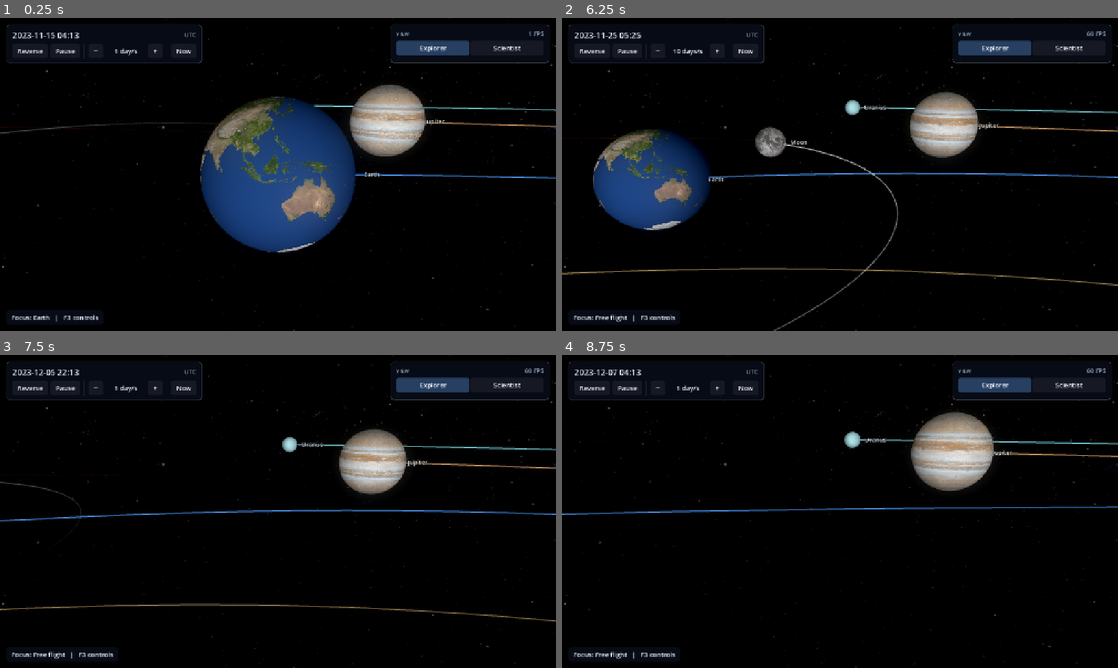
Above: before the commit, frames 1-4 (two rows, left to right).
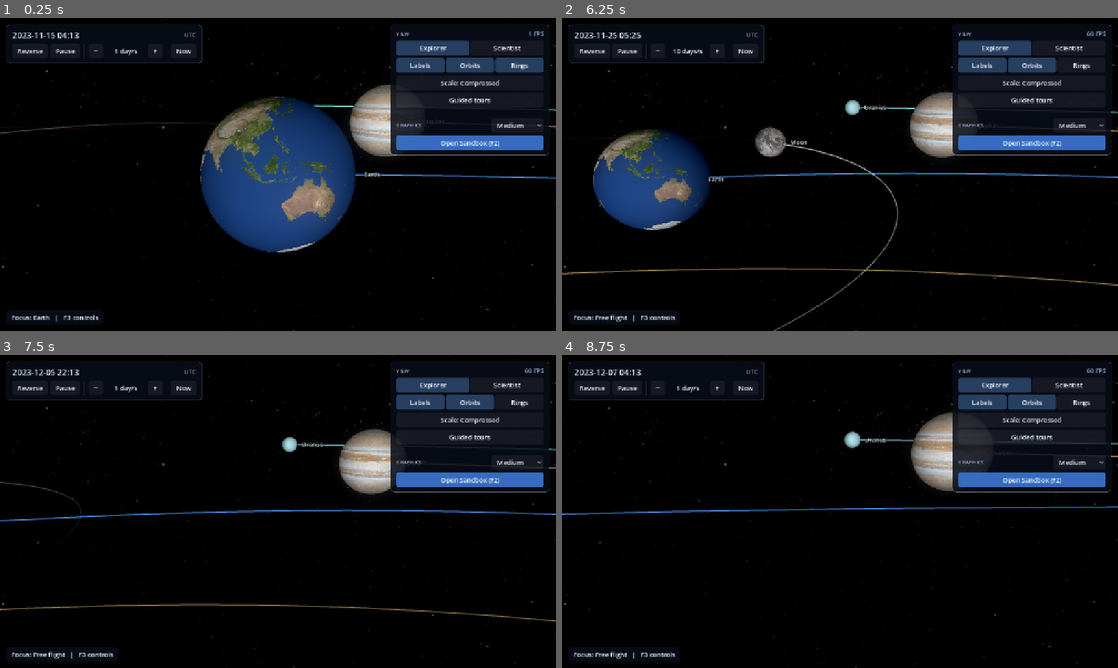
Above: after the commit, the same moments.

Repository: Ablebil/orrery
Game: Godot game, scene res://modes/explore/explore_mode.tscn
Same seed, same stepped clock (60 frames per second), same inputs: the game is played once before the commit and once after it.
Inputs (mouse positions are in pixels of both pictures, inside the frame that each line leads up to):
- Up to frame 1 (0.25 s): no input
- Up to frame 2 (6.25 s): click (1079, 64) at 0.5 s, where only the run after the commit has a clickable "Rings"; tap Enter at 1.25 s; move the mouse to (962, 158) at 1.27 s; hold D (move_right) 1.28-2 s; hold G (toggle_grid) 1.28-2 s; click (962, 158) at 1.42 s; drag from (728, 190) to (812, 237) at 2.02 s; move the mouse to (895, 105) at 2.77 s; hold D (move_right) 2.78-3.5 s; hold Delete (delete_body) 2.78-3.5 s; tap G (toggle_grid) at 3.05, 4.55, 6.05 s; drag from (812, 237) to (673, 127) at 3.52 s; move the mouse to (1006, 221) at 4.27 s; hold A (move_left) 4.28-5 s; hold F (focus_release) 4.28-5 s; drag from (673, 127) to (756, 96) at 5.02 s; move the mouse to (867, 174) at 5.77 s; hold S (move_back) from 5.78 s (still down); hold ] (time_faster) from 5.78 s (still down); click (867, 174) at 5.92 s
- Up to frame 3 (7.5 s): release S (move_back) at 6.5 s; release ] (time_faster) at 6.5 s; drag from (194, 433) to (166, 527) at 6.52 s; move the mouse to (400, 495) at 7.27 s; hold W (move_forward) from 7.28 s (still down); hold [ (time_slower) from 7.28 s (still down)
- Up to frame 4 (8.75 s): tap G (toggle_grid) at 7.55 s; release W (move_forward) at 8 s; release [ (time_slower) at 8 s; drag from (728, 527) to (812, 574) at 8.02 s

The runs differ from the first frame. In frame 1, 6.6% of the frame differs, in the area x 70-99%, y 12-44%; in frame 2, 6.3%; in frame 3, 6.1%; in frame 4, 6.4%.
Error before the commit: Invalid access to property or key 'set_rings_visible' on a base object of type 'Node (preferences.gd)'. (res://ui/hud.gd:246)

Commit message:
feat(core): add distance rings preference

Diff:
--- a/godot/core/preferences.gd
+++ b/godot/core/preferences.gd
@@ -11,6 +11,7 @@
 var depth_level: DepthLevel = DepthLevel.EXPLORER
 var labels_visible := true
 var trails_visible := true
+var rings_visible := true
 
 
 func _ready() -> void:
@@ -45,6 +46,14 @@
 	changed.emit()
 
 
+func set_rings_visible(value: bool) -> void:
+	if value == rings_visible:
+		return
+	rings_visible = value
+	_save()
+	changed.emit()
+
+
 func _load() -> void:
 	var config := ConfigFile.new()
 	if config.load(CONFIG_PATH) != OK:
@@ -53,6 +62,7 @@
 	depth_level = clampi(stored_level, DepthLevel.EXPLORER, DepthLevel.SCIENTIST) as DepthLevel
 	labels_visible = config.get_value(CONFIG_SECTION, "labels_visible", true)
 	trails_visible = config.get_value(CONFIG_SECTION, "trails_visible", true)
+	rings_visible = config.get_value(CONFIG_SECTION, "rings_visible", true)
 
 
 func _save() -> void:
@@ -61,4 +71,5 @@
 	config.set_value(CONFIG_SECTION, "depth_level", depth_level)
 	config.set_value(CONFIG_SECTION, "labels_visible", labels_visible)
 	config.set_value(CONFIG_SECTION, "trails_visible", trails_visible)
+	config.set_value(CONFIG_SECTION, "rings_visible", rings_visible)
 	config.save(CONFIG_PATH)
